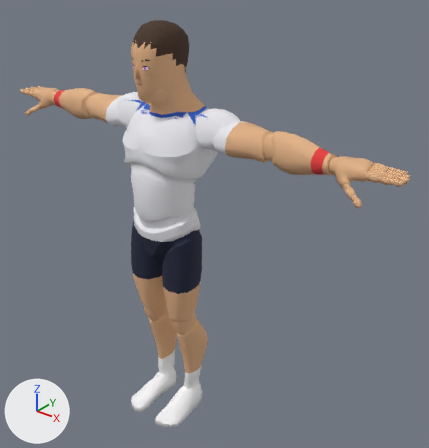
The glTF model sweetspot/models/players/p08.glb: old version first, new version second.
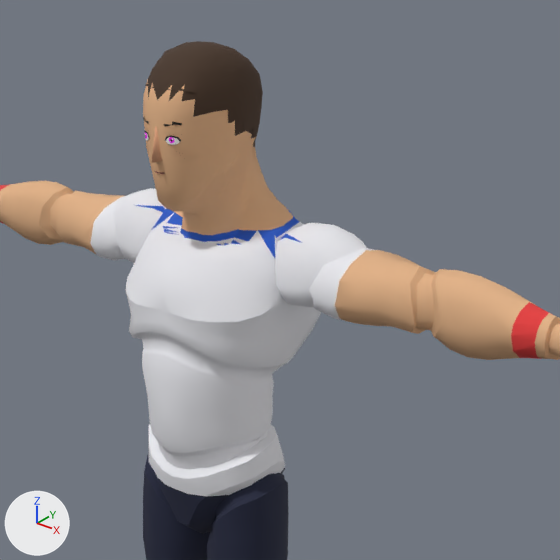
Each version is shown whole from a 50 mm camera at (1.66, -1.73, 2.15) aimed at (0.15, 0.15, 0.98), then close up on the part from 14% to 78% of the width and 0% to 61% of the height. Every picture has the same lights, and +X, +Y and +Z are marked at lower left. The first two pictures are the older version. Vertices at exactly the same position are counted once.

Names of what the first close-up shows: 'Body', 'Face', 'Hair', 'Nose'.
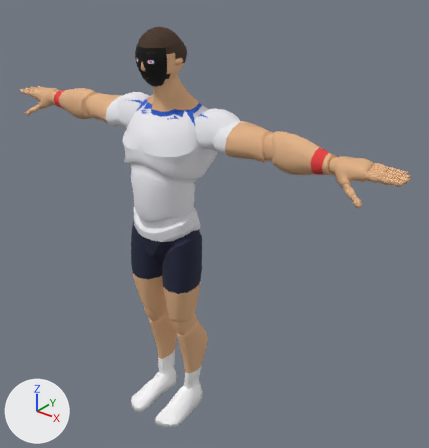
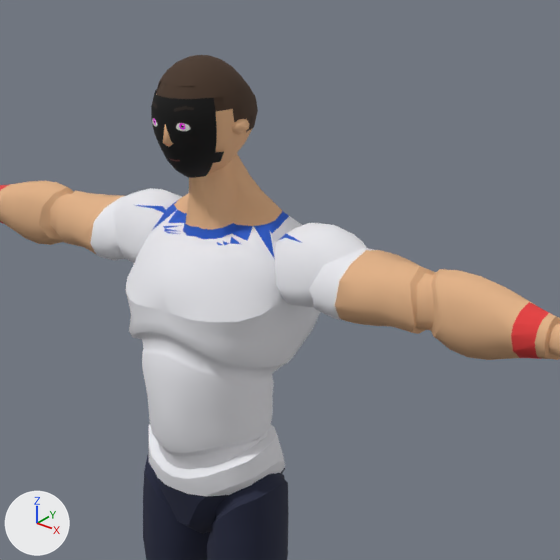
Changed parts and their boxes [x1, y1, x2, y2] in the close-ups (560 x 560 px; the box of a moved part takes in the faces that stretch with it):
'Body', reshaped: before [0, 50, 560, 560]; after [0, 154, 560, 560]
'Hair', reshaped: before [145, 41, 263, 147]; after [156, 55, 258, 129]
'Face', surface changed, reshaped: before [143, 117, 182, 174]; after [151, 90, 224, 178]
'Head', added (brown): after [156, 81, 253, 173]
'Nose', deleted: before [152, 126, 162, 163]
part 1 of me_mannequin, moved or reshaped: before [0, 79, 559, 360]; after [0, 154, 559, 360]
part 2 of me_mannequin, surface changed: before [148, 50, 257, 136]

What the commit changed:
Material 'face' (mat_face) changes its picture from img_face_01 to img_face_01.
me_mannequin is used by ob_body; location (0.0, 0.0, 0.0).
me_mannequin had 7376 vertices, 14507 faces and spanned x -1.03..1.03, y -0.21..0.19, z 0.0..1.86.
me_mannequin now has 7376 vertices, 14507 faces and spans x -1.03..1.03, y -0.21..0.19, z 0.0..1.76.
me_mannequin part 1: 457 of 7376 vertices moved; they spanned x -0.74..0.74, y -0.13..0.19, z 1.36..1.86 and now span x -0.74..0.74, y -0.06..0.18, z 1.36..1.76; mean shift (0.0, 0.0, 0.0); largest move (-0.14, 0.09, 1.53) -> (0.12, 0.03, 1.53).
me_mannequin part 2: 184 kept faces spanning x -0.04..0.04, y -0.05..0.06, z 1.66..1.76 get new texture (UV) coordinates.
Other edits to the shape of me_mannequin do not show in these pictures.
me_face is used by ob_face; location (0.0, 0.0, 0.0).
me_face had 52 vertices, 72 faces and spanned x -0.077..0.077, y -0.13..-0.06, z 1.603..1.758.
me_face now has 100 vertices, 158 faces and spans x -0.082..0.082, y -0.107..-0.024, z 1.615..1.771.
me_face part 3: the whole mesh is rebuilt.
me_hair is used by ob_hair; location (0.0, 0.0, 0.0).
me_hair had 215 vertices, 384 faces and spanned x -0.097..0.097, y -0.113..0.122, z 1.62..1.858.
me_hair now has 215 vertices, 384 faces and spans x -0.09..0.09, y -0.083..0.113, z 1.653..1.834.
me_hair part 4: 215 of 215 vertices moved; they spanned x -0.097..0.097, y -0.113..0.122, z 1.62..1.858 and now span x -0.09..0.09, y -0.083..0.113, z 1.653..1.834; mean shift (0.0, -0.002, 0.002).
Mesh me_head is new.
It has 531 vertices, 1043 faces and spans x -0.101..0.101, y -0.113..0.111, z 1.607..1.832.
It uses material mat_palette (picture img_palette).
Object 'Nose' (ob_nose) is deleted.
Object 'Head' (ob_head) is new; it shows me_head.
Its location is (0.0, 0.0, 0.0).
